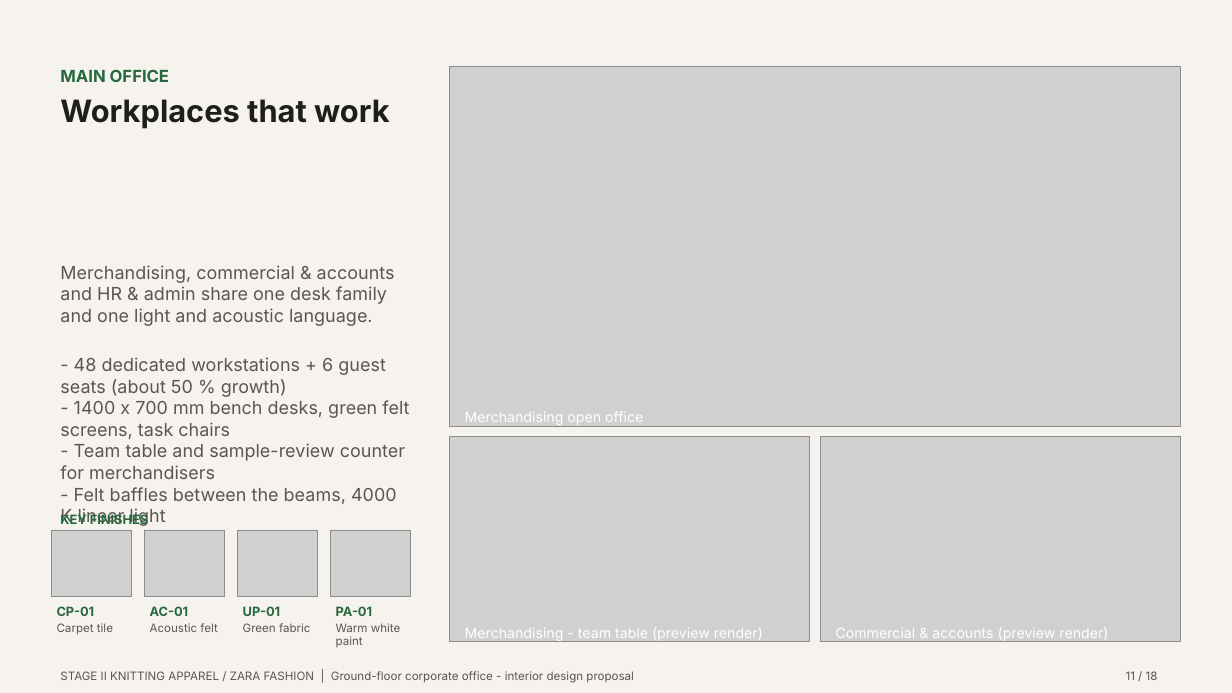
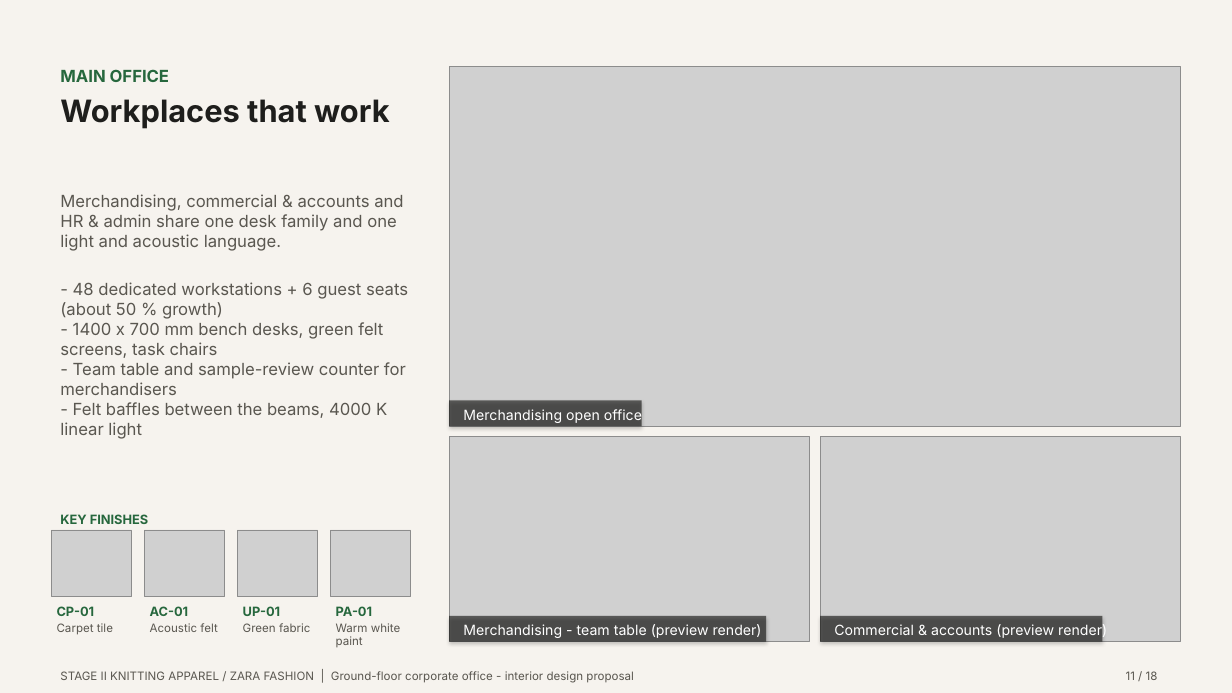
Before and after one commit to i-m-r-a-n/Practice01, a slide deck: slide 11 of GARMENT_OFFICE_FINAL_PRESENTATION/03_PRESENTATION/Garment_Office_Design_Pitch.pptx. Drawn at 1232x693 pixels with LibreOffice and Linux fonts; fonts in the diff are those of the drawing; grey boxes stand for pictures. Boxes give left, top, right and bottom in pixels: in the first picture for what was removed or moved away, otherwise in the second. Text is boxed around its words. In the diff, an @@ line names an element or a change of style, - is before the commit and + after.

```diff
--- a/GARMENT_OFFICE_FINAL_PRESENTATION/03_PRESENTATION/Garment_Office_Design_Pitch.pptx
+++ b/GARMENT_OFFICE_FINAL_PRESENTATION/03_PRESENTATION/Garment_Office_Design_Pitch.pptx
@@ text "Merchandising, commercial & accounts and ...": place and size @@
-text "Merchandising, commercial & accounts and ..." at [60, 265, 409, 504]
+text "Merchandising, commercial & accounts and ..." at [60, 194, 408, 439]
@@ text "Merchandising, commercial & accounts and ..." at [60, 194, 408, 439]: size 14 to 13 pt @@
@@ rectangle added at [449, 400, 641, 426], fill #141412 at 62% opacity @@
@@ rectangle added at [449, 616, 766, 642], fill #141412 at 62% opacity @@
@@ text "Merchandising - team table (preview ...": place and size @@
-text "Merchandising - team table (preview ..." at [465, 628, 763, 642]
+text "Merchandising - team table (preview ..." at [463, 624, 762, 638]
@@ rectangle added at [821, 616, 1104, 642], fill #141412 at 62% opacity @@
@@ text "Commercial & accounts (preview render)": place and size @@
-text "Commercial & accounts (preview render)" at [836, 628, 1108, 642]
+text "Commercial & accounts (preview render)" at [834, 623, 1107, 639]
```
Also in this commit, not shown: 14 other slides changed, 22 other files.
